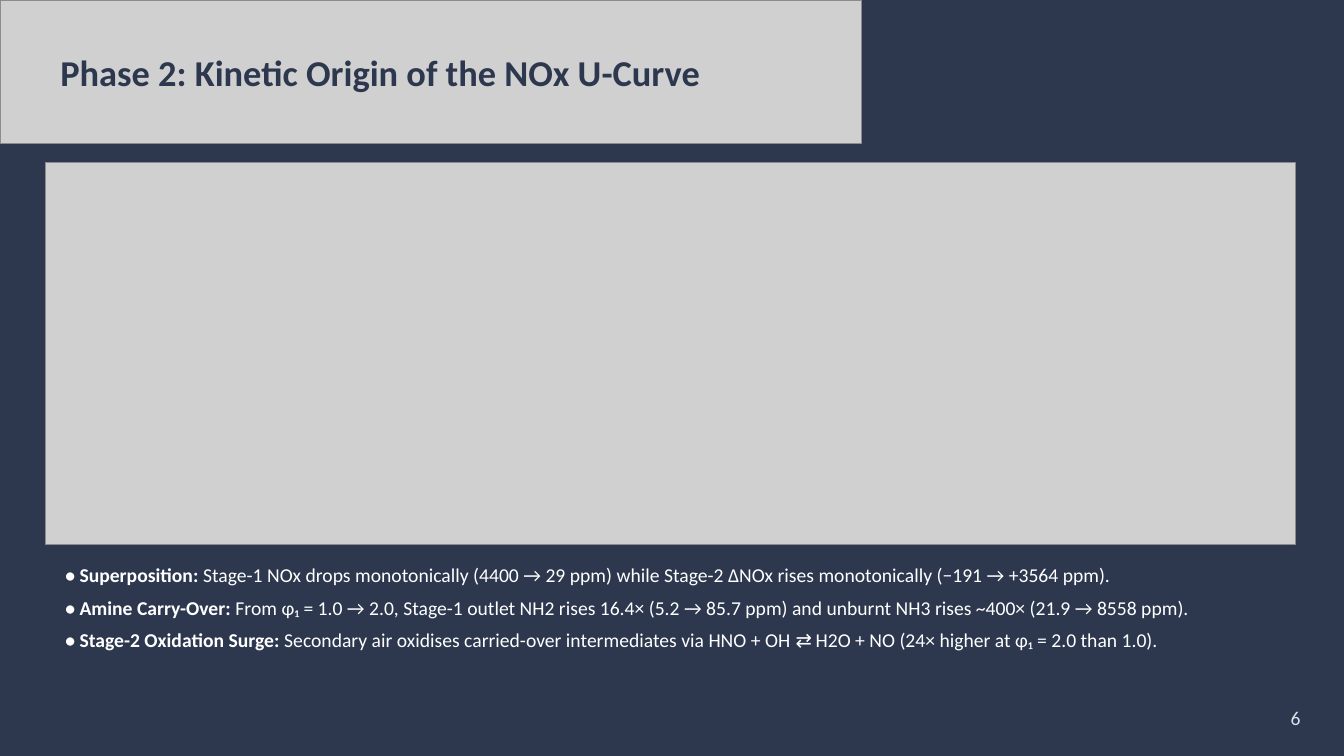
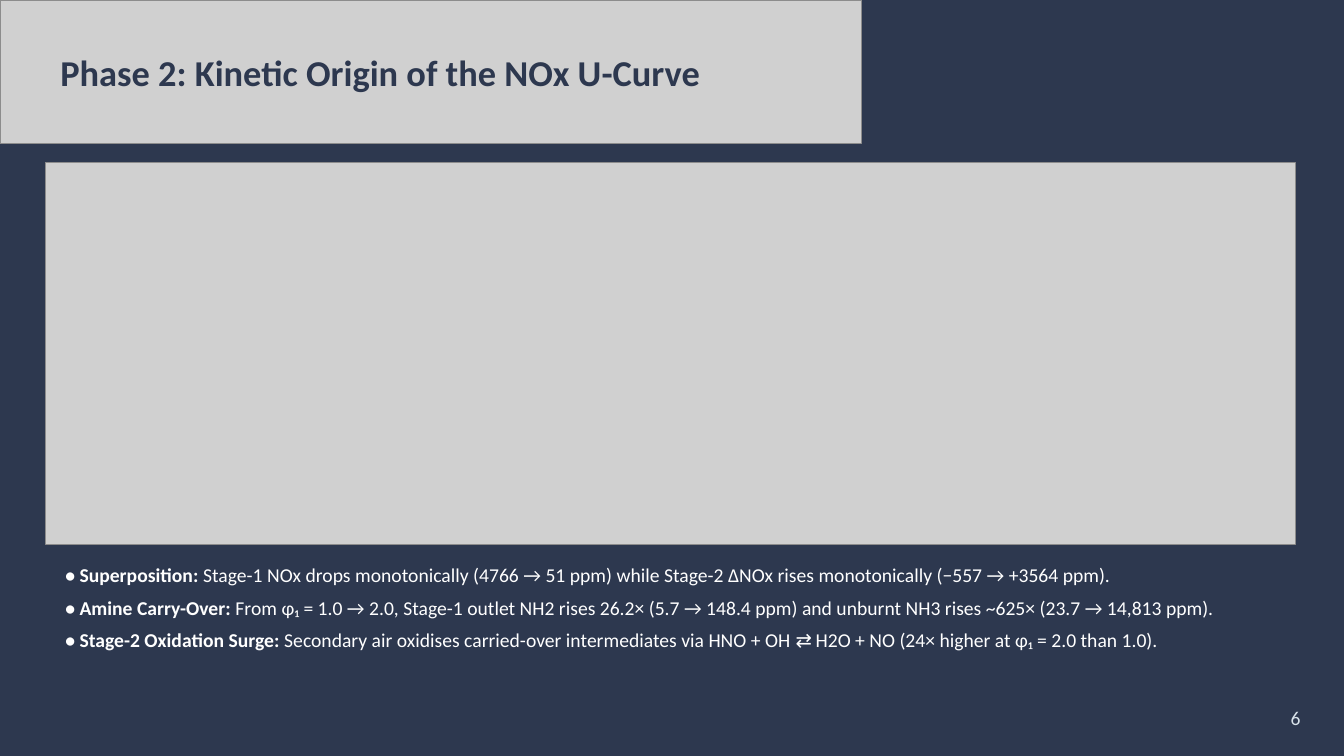
Before and after one commit to gargarnav0708/ammonia-hydrogen-staged-combustion, a slide deck: slide 6 of docs/reports/BTP_End_Semester_Presentation.pptx. Drawn at 1344x756 pixels with LibreOffice and Linux fonts; fonts in the diff are those of the drawing; grey boxes stand for pictures. Boxes give left, top, right and bottom in pixels: in the first picture for what was removed or moved away, otherwise in the second. Text is boxed around its words. In the diff, an @@ line names an element or a change of style, - is before the commit and + after.

Commit message:
Add Stage-1/Stage-2 net NO table to Slide 7 and sync Slide 6 numbers

```diff
--- a/docs/reports/BTP_End_Semester_Presentation.pptx
+++ b/docs/reports/BTP_End_Semester_Presentation.pptx
@@ text at (80, 568, 1213, 619): text changed @@
-• Superposition: Stage-1 NOx drops monotonically (4400 → 29 ppm) while Stage-2 ΔNOx rises monotonically (−191 → +3564 ppm).
-• Amine Carry-Over: From φ₁ = 1.0 → 2.0, Stage-1 outlet NH2 rises 16.4× (5.2 → 85.7 ppm) and unburnt NH3 rises ~400× (21.9 → 8558 ppm).
+• Superposition: Stage-1 NOx drops monotonically (4766 → 51 ppm) while Stage-2 ΔNOx rises monotonically (−557 → +3564 ppm).
+• Amine Carry-Over: From φ₁ = 1.0 → 2.0, Stage-1 outlet NH2 rises 26.2× (5.7 → 148.4 ppm) and unburnt NH3 rises ~625× (23.7 → 14,813 ppm).
```
Also in this commit, not shown: 1 other slide changed, 1 other file.
